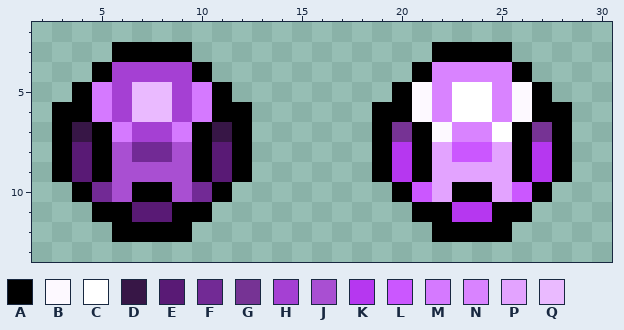
Pixel-art sprite, stored at Assets/Items/NebulaBomb.png. Above: the version before the commit.
The file is 32x16 pixels. Colours within 5 levels of each other are drawn and written as one. Shown: x 2..30, y 2..13.
Palette (. is transparent): A #000000  B #fdf9ff  C #ffffff  D #371646  E #591a75  F #722a95  G #763394  H #a540d3  J #a94fd2  K #b637f0  L #cb57ff  M #d579ff  N #d983ff  P #e3a3ff  Q #eabaff
Pixels before, first column x 3:
 3 ...AAAA............AAAA...
 4 ..AHHHHA..........ANNNNA..
 5 .AMHQQHMA........ABNCCNBA.
 6 AAMHQQHMAA......AABNCCNBAA
 7 ADAMHHMADA......AGABNNCAGA
 8 AEAJFFJAEA......AKAPLLPAKA
 9 AEAJJJJAEA......AKAPPPPAKA
10 .AFJAAJFA........ALPAAPLA.
11 ..AAEEAA..........AAKKAA..
12 ...AAAA............AAAA...
And afterwards:
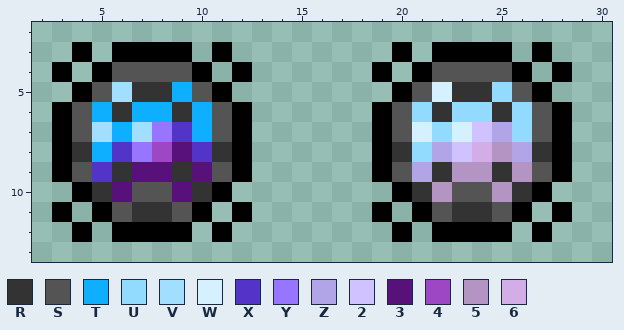
Colours new in this view: R #333333  S #545454  T #0eafff  U #92dbff  V #a2deff  W #d5f0ff  X #5234c9  Y #9775ff  Z #b1a4e7  2 #d0c1ff  3 #58117b  4 #9e47c5  5 #b494c3  6 #d3ade5
The edit:
Changed rows in their new state; - is an unchanged pixel.
first column x 3:
 3 -A------A--------A------A-
 4 A--SSSS--A------A--SSSS--A
 5 --SVRRTS----------SWRRUS--
 6 -STRTTRTS--------SURUURUS-
 7 -SVTVYXTS--------SWUW2ZUS-
 8 -RTXY43XR--------RUZ265ZR-
 9 -SXR33R3S--------SZR55R5S-
10 --R3SS3R----------R5SS5R--
11 A--SRRS--A------A--SRRS--A
12 -A------A--------A------A-
Changed places in both pictures, as pixel boxes (x1, y1, x2, y2):
changed: (52, 42, 252, 242)
changed: (372, 42, 572, 242)
